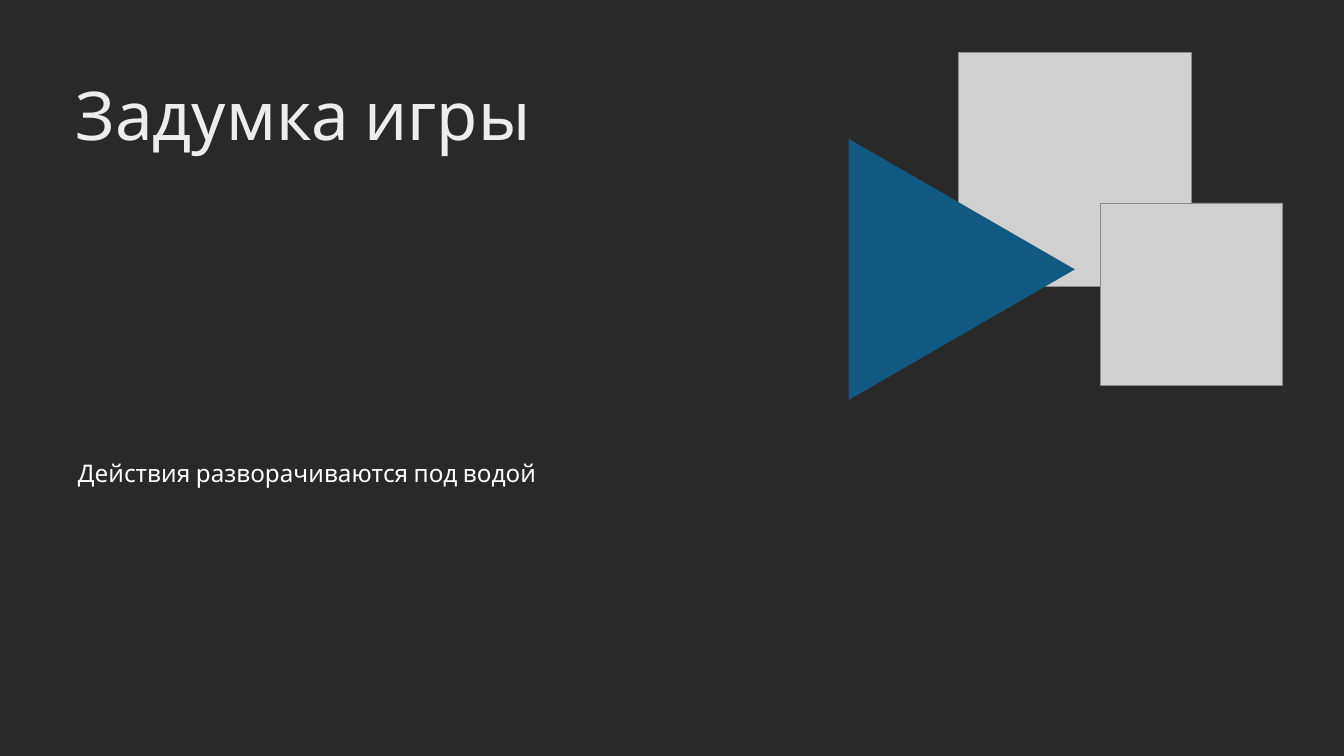
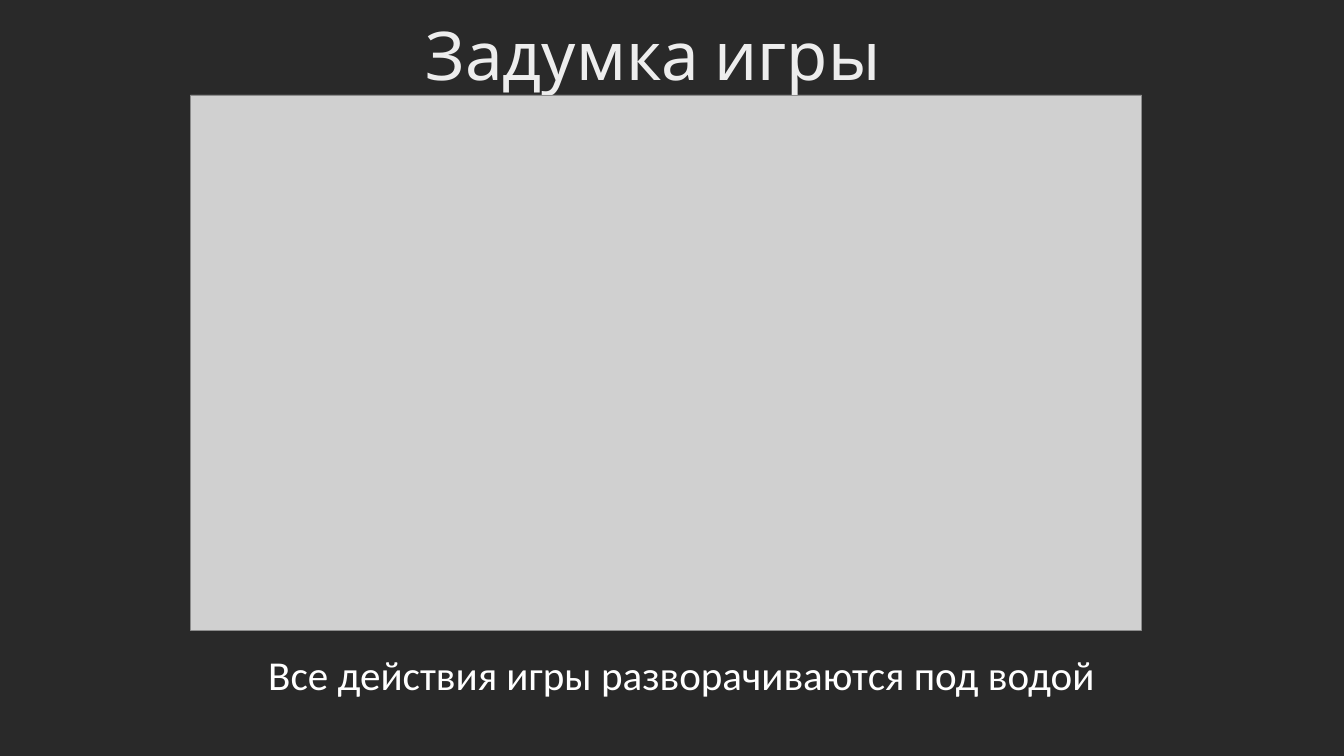
Before and after one commit to Nekro25/Immersed, a slide deck: slide 3 of DESCRIPTION/IMMERSED.pptx. Drawn at 1344x756 pixels with LibreOffice and Linux fonts; fonts in the diff are those of the drawing; grey boxes stand for pictures. Boxes give left, top, right and bottom in pixels: in the first picture for what was removed or moved away, otherwise in the second. Text is boxed around its words. In the diff, an @@ line names an element or a change of style, - is before the commit and + after.

```diff
--- a/DESCRIPTION/IMMERSED.pptx
+++ b/DESCRIPTION/IMMERSED.pptx
@@ text "Задумка игры": place and size @@
-text "Задумка игры" at bbox=[76, 91, 531, 156]
+text "Задумка игры" at bbox=[426, 31, 881, 97]
@@ picture removed at bbox=[958, 53, 1191, 286] @@
@@ picture added at bbox=[190, 95, 1142, 630] @@
@@ freeform shape removed at bbox=[849, 139, 1075, 401] @@
@@ picture removed at bbox=[1101, 203, 1283, 385] @@
@@ text removed at bbox=[78, 463, 536, 488] @@
-Действия разворачиваются под водой
@@ title added at bbox=[268, 662, 1095, 697], 44 pt, text #FFFFFF @@
+Все действия игры разворачиваются под водой
```
Also in this commit, not shown: 3 other slides changed, 3 slides added, 2 slides removed, 5 other files.
